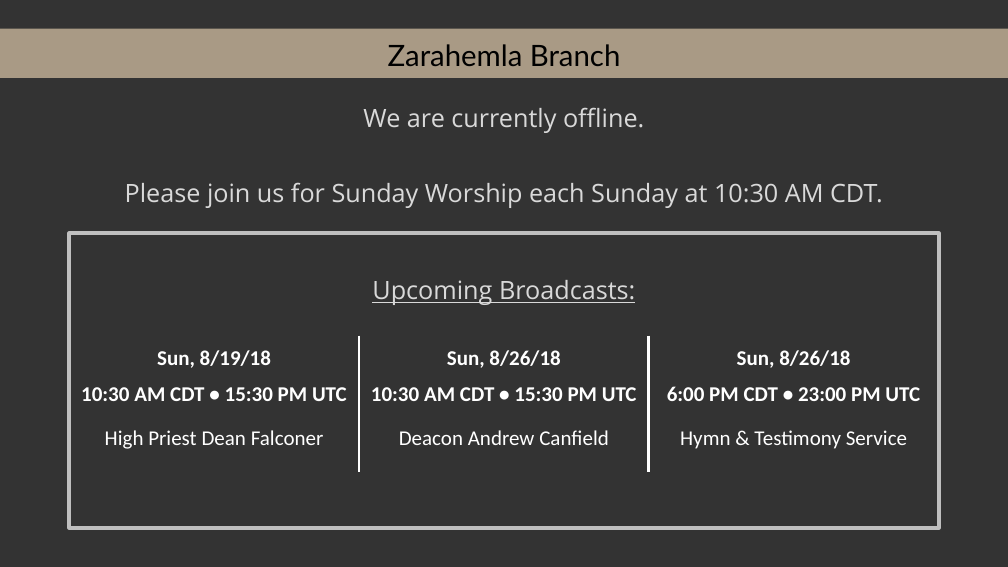
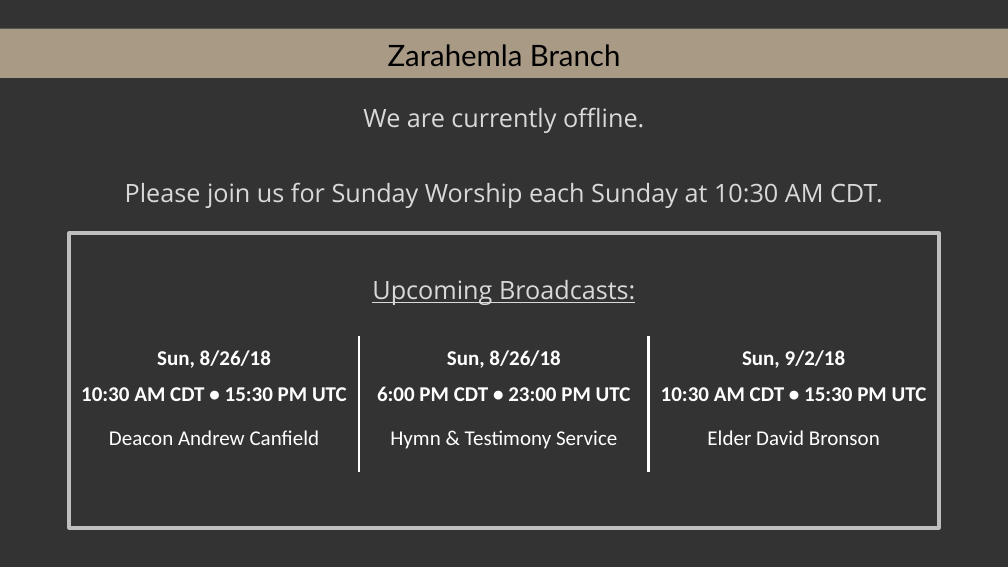
Before and after one commit to kevinmcmilian/ZarahemlaHymnPPTs, a slide deck: slide 1 of Offline Slide.pptx. Drawn at 1008x567 pixels with LibreOffice and Linux fonts; fonts in the diff are those of the drawing; background and template pictures are left out. Boxes give left, top, right and bottom in pixels: in the first picture for what was removed or moved away, otherwise in the second. Text is boxed around its words. In the diff, an @@ line names an element or a change of style, - is before the commit and + after.

```diff
--- a/Offline Slide.pptx
+++ b/Offline Slide.pptx
@@ table at [70, 336, 938, 472] @@
-row 1, column 1: Sun, 8/19/18
+row 1, column 1: Sun, 8/26/18
-row 1, column 3: Sun, 8/26/18
+row 1, column 3: Sun, 9/2/18
-row 2, column 2: 10:30 AM CDT • 15:30 PM UTC
+row 2, column 2: 6:00 PM CDT • 23:00 PM UTC
-row 2, column 3: 6:00 PM CDT • 23:00 PM UTC
+row 2, column 3: 10:30 AM CDT • 15:30 PM UTC
-row 3: High Priest Dean Falconer | Deacon Andrew Canfield | Hymn & Testimony Service
+row 3: Deacon Andrew Canfield | Hymn & Testimony Service | Elder David Bronson
```
Also in this commit, not shown: 2 other files.
